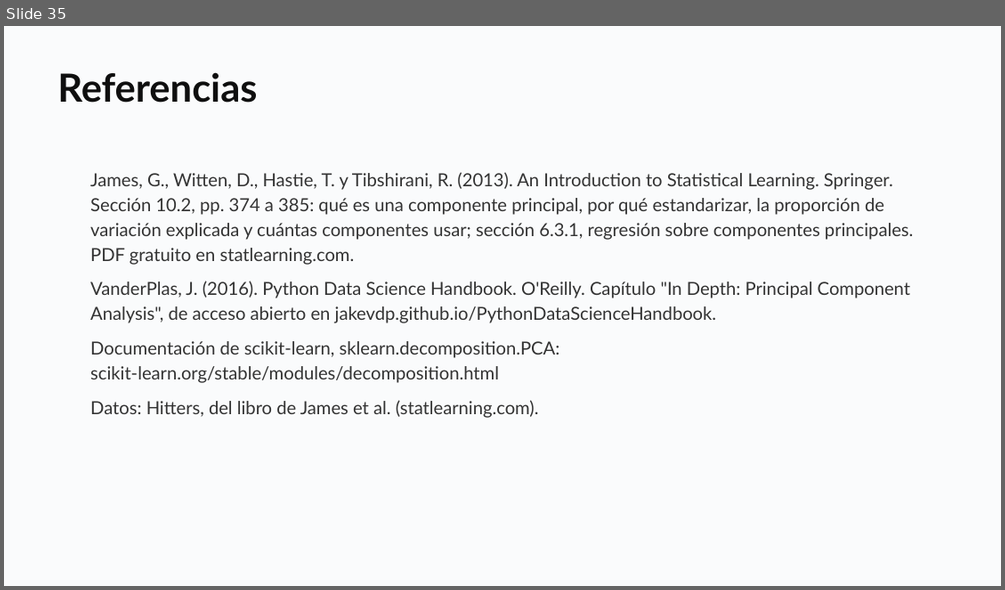
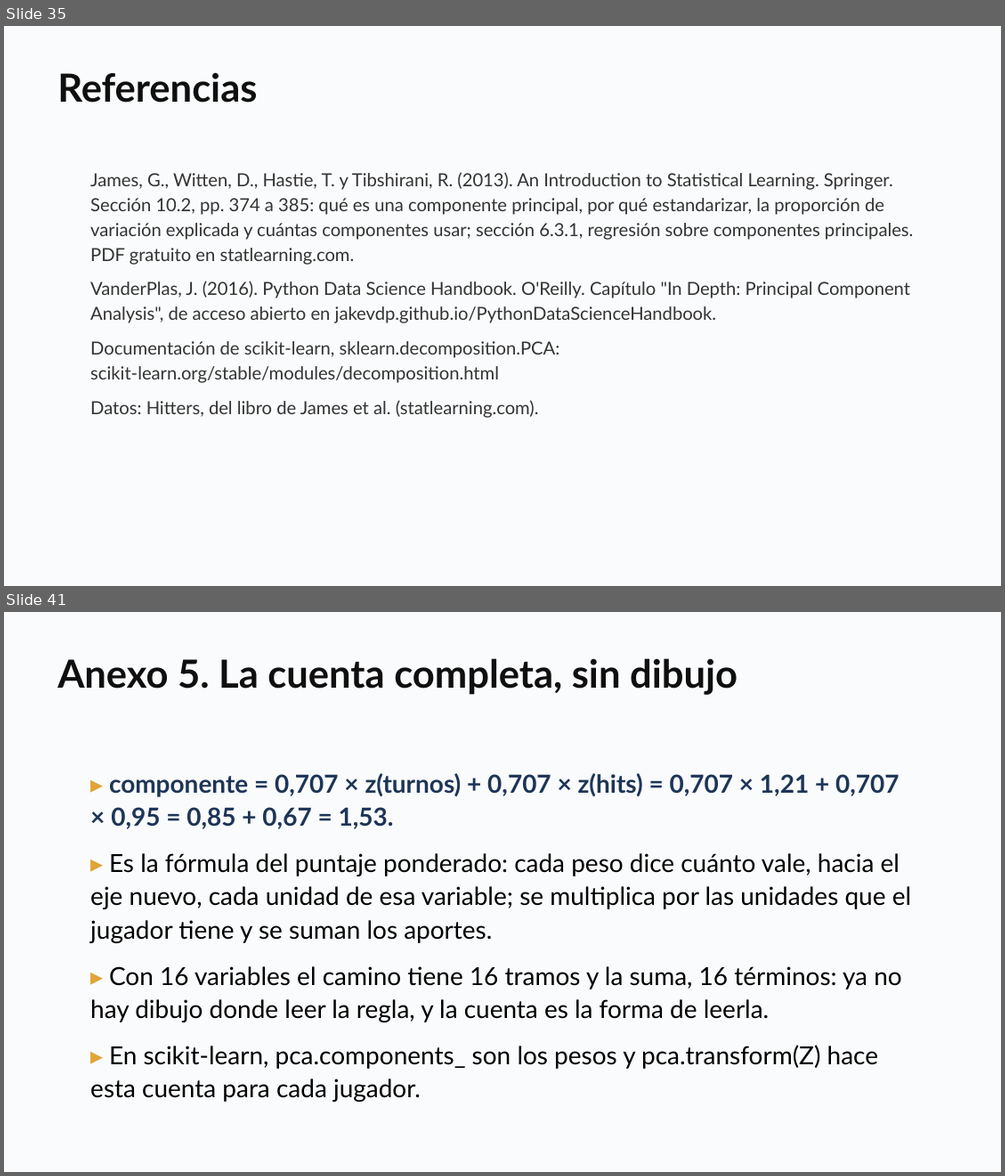
Before and after one commit to daniopitz/diplomado-cdd, a slide deck: presentaciones/clase08_componentes_principales.pptx. Shown one above the other, each under a label of ours: slide 35 before the commit, slides 35 and 41 after it; the slides between them are not shown. The pictures are 1005x590 and 1005x1176 pixels, drawn with LibreOffice and Linux fonts; fonts in the diff are those of the drawing. Boxes give left, top, right and bottom in pixels: in the first picture for what was removed or moved away, otherwise in the second. Text is boxed around its words. In the diff, an @@ line names an element or a change of style, - is before the commit and + after.

```diff
--- a/presentaciones/clase08_componentes_principales.pptx
+++ b/presentaciones/clase08_componentes_principales.pptx
@@ slide 41 added at [4, 612, 1001, 1172], background #FFFFFF @@
@@ rectangle added at [4, 612, 1001, 1172], fill #FAFBFC @@
@@ text added at [57, 658, 737, 695], 28 pt, text #0F0F0F, bold @@
+Anexo 5. La cuenta completa, sin dibujo
@@ text added at [90, 773, 911, 1102], 18 pt, text #000000 @@
+▸ componente = 0,707 × z(turnos) + 0,707 × z(hits) = 0,707 × 1,21 + 0,707 × 0,95 = 0,85 + 0,67 = 1,53.
+▸ Es la fórmula del puntaje ponderado: cada peso dice cuánto vale, hacia el eje nuevo, cada unidad de esa variable; se multiplica por las unidades que el jugador tiene y se suman los aportes.
+▸ Con 16 variables el camino tiene 16 tramos y la suma, 16 términos: ya no hay dibujo donde leer la regla, y la cuenta es la forma de leerla.
+▸ En scikit-learn, pca.components_ son los pesos y pca.transform(Z) hace esta cuenta para cada jugador.
```
Also in this commit, not shown: 5 other slides added, 1 other file.
